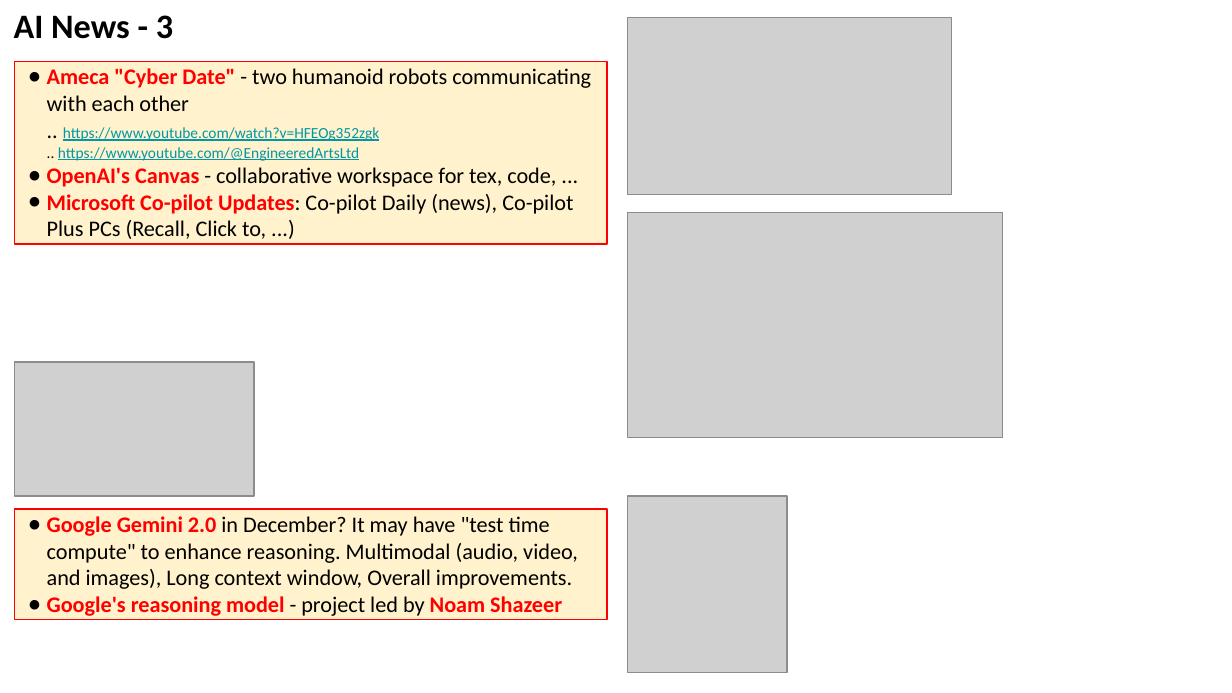
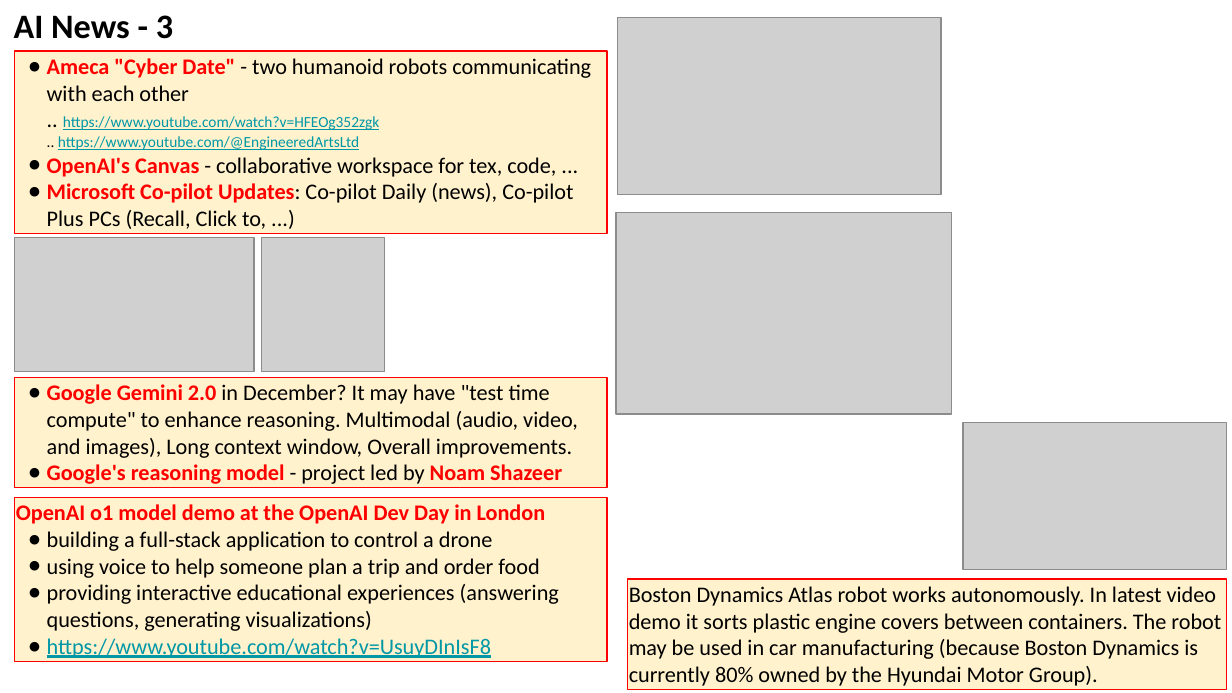
Before and after one commit to lselector/seminar, a slide deck: slide 6 of 2024/2024-11-01-AI-Updates.pptx (slide 4 before the commit). Drawn at 1232x693 pixels with LibreOffice and Linux fonts; fonts in the diff are those of the drawing; grey boxes stand for pictures. Boxes give left, top, right and bottom in pixels: in the first picture for what was removed or moved away, otherwise in the second. Text is boxed around its words. In the diff, an @@ line names an element or a change of style, - is before the commit and + after.

```diff
--- a/2024/2024-11-01-AI-Updates.pptx
+++ b/2024/2024-11-01-AI-Updates.pptx
@@ picture: place and size @@
-picture at box(627, 17, 951, 195)
+picture at box(617, 17, 941, 195)
@@ rectangle "Ameca "Cyber Date" - two ...": place and size @@
-rectangle "Ameca "Cyber Date" - two ..." at box(15, 62, 607, 244)
+rectangle "Ameca "Cyber Date" - two ..." at box(15, 51, 607, 233)
@@ picture: place and size @@
-picture at box(15, 362, 254, 496)
+picture at box(15, 238, 254, 372)
@@ picture added at box(261, 238, 384, 372) @@
@@ picture: place and size @@
-picture at box(627, 213, 1002, 439)
+picture at box(616, 213, 951, 414)
@@ rectangle "Google Gemini 2.0 in December? ...": place and size @@
-rectangle "Google Gemini 2.0 in December? ..." at box(15, 509, 607, 620)
+rectangle "Google Gemini 2.0 in December? ..." at box(15, 377, 607, 488)
@@ picture added at box(963, 423, 1227, 569) @@
@@ rectangle added at box(15, 498, 607, 662), fill #FFF2CC, outline #FF0000 0.75 pt, 13 pt, text #000000 @@
+OpenAI o1 model demo at the OpenAI Dev Day in London
+● building a full-stack application to control a drone
+● using voice to help someone plan a trip and order food
+● providing interactive educational experiences (answering questions, generating visualizations)
+● https://www.youtube.com/watch?v=UsuyDInIsF8
@@ picture removed at box(627, 496, 787, 674) @@
@@ rectangle added at box(627, 579, 1226, 690), fill #FFF2CC, outline #FF0000 0.75 pt, 13 pt, text #000000 @@
+Boston Dynamics Atlas robot works autonomously. In latest video demo it sorts plastic engine covers between containers. The robot may be used in car manufacturing (because Boston Dynamics is currently 80% owned by the Hyundai Motor Group).
```
Also in this commit, not shown: 8 other slides changed, 5 slides added.
